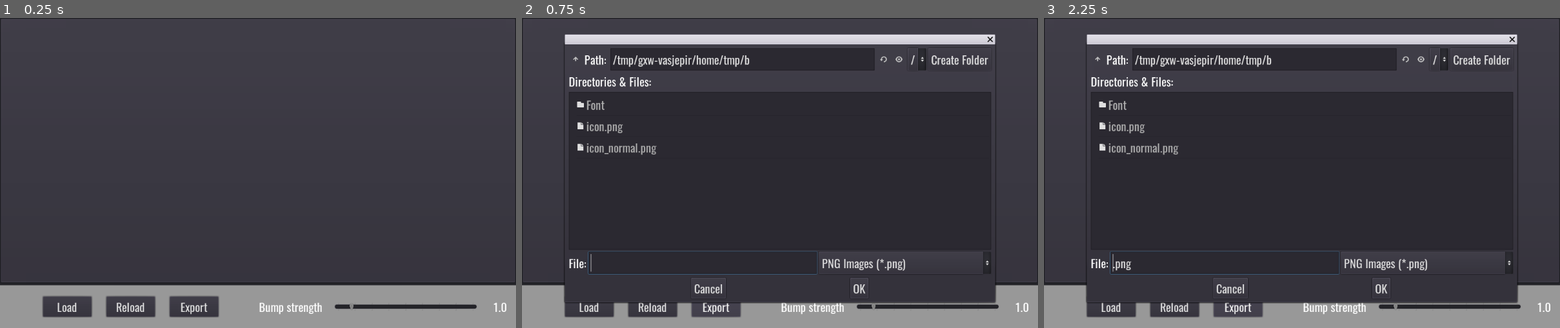
Above: before the commit, frames 1-3 (left to right).
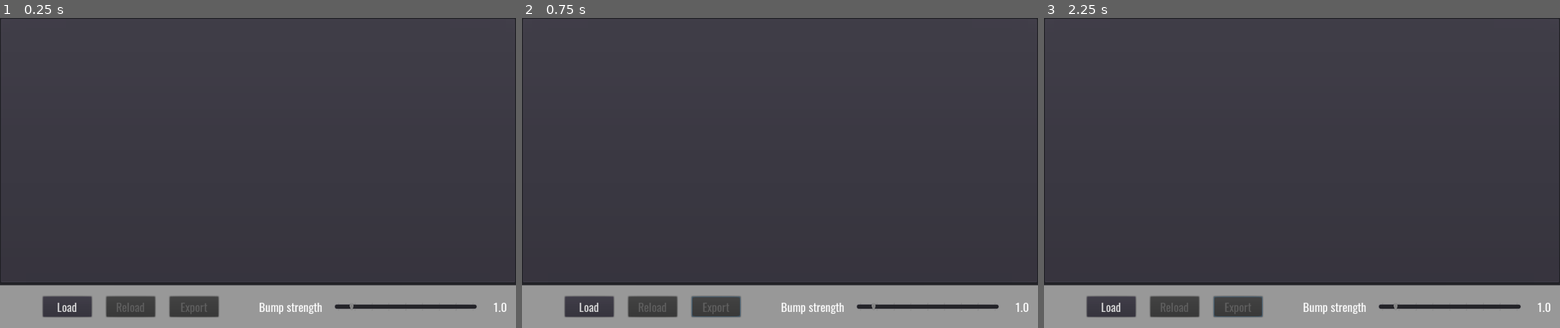
Above: after the commit, the same moments.

Repository: AndreaTerenz/HeightToNormal
Game: Godot game, scene res://Main.tscn
The game is run twice, just before and just after one commit, with the same random seed, the same clock (stepped at 60 frames per second) and the same inputs.
Inputs (mouse positions are in pixels of both pictures, inside the frame that each line leads up to):
- Up to frame 1 (0.25 s): no input
- Up to frame 2 (0.75 s): click (718, 306) at 0.5 s, where only the run before the commit has a clickable "Export"
- Up to frame 3 (2.25 s): click (1379, 287) at 1.25 s, where only the run before the commit has a clickable "OK"; click (1240, 306) at 2 s, where only the run before the commit has a clickable "Export"

The runs differ from the first frame. In frame 1, 0.2% of the frame differs, in the area x 22-41%, y 91-96%; in frame 2, 10%; in frame 3, 10%, in the area x 8-92%, y 5-97%.
Error before the commit: Attempt to call function 'get_data' in base 'null instance' on a null instance.

Commit message:
Reload & Export buttons disabled at start

Diff:
--- a/Main.tscn
+++ b/Main.tscn
@@ -7,9 +7,11 @@
 
 onready var in_picker := $InputImgDialog
 onready var out_picker := $OutputImgDialog
-onready var bump_slider := $VBoxContainer/Panel2/MarginContainer/HBoxContainer2/HBoxContainer2/BumpSlider
+onready var bump_slider := $VBoxContainer/Panel2/MarginContainer/HBoxContainer2/VBoxContainer/HBoxContainer2/BumpSlider
 onready var src_txt := $VBoxContainer/Panel/MarginContainer/HBoxContainer/SourceTxt
 onready var dest_txt := $VBoxContainer/Panel/MarginContainer/HBoxContainer/DestTxt
+onready var reload_btn := $VBoxContainer/Panel2/MarginContainer/HBoxContainer2/HBoxContainer/ReloadBtn
+onready var export_btn := $VBoxContainer/Panel2/MarginContainer/HBoxContainer2/HBoxContainer/ExportBtn
 
 var source_img_loaded := false
 var image_path := \"\"
@@ -32,6 +34,9 @@
 
 func _on_in_file_selected(path: String) -> void:
 	image_path = path
+	reload_btn.disabled = false
+	export_btn.disabled = false
+
 	src_txt.texture = load_img_texture()
 	generate()
 
@@ -58,7 +63,7 @@
 
 	output.save_png(path)
 
-func _on_BumpSlider_drag_ended(value_changed: bool) -> void:
+func _on_BumpSlider_drag_ended(_value_changed: bool) -> void:
 	generate()
 "
 
@@ -172,6 +177,7 @@
 margin_bottom = 65.0
 rect_min_size = Vector2( 100, 0 )
 size_flags_vertical = 4
+disabled = true
 text = "Reload"
 
 [node name="ExportBtn" type="Button" parent="VBoxContainer/Panel2/MarginContainer/HBoxContainer2/HBoxContainer"]
@@ -181,29 +187,37 @@
 margin_bottom = 65.0
 rect_min_size = Vector2( 100, 0 )
 size_flags_vertical = 4
+disabled = true
 text = "Export"
 
-[node name="HBoxContainer2" type="HBoxContainer" parent="VBoxContainer/Panel2/MarginContainer/HBoxContainer2"]
+[node name="VBoxContainer" type="VBoxContainer" parent="VBoxContainer/Panel2/MarginContainer/HBoxContainer2"]
 margin_left = 521.0
 margin_right = 1038.0
 margin_bottom = 88.0
 size_flags_horizontal = 3
+alignment = 1
+
+[node name="HBoxContainer2" type="HBoxContainer" parent="VBoxContainer/Panel2/MarginContainer/HBoxContainer2/VBoxContainer"]
+margin_top = 26.0
+margin_right = 517.0
+margin_bottom = 62.0
+size_flags_horizontal = 3
 custom_constants/separation = 25
 alignment = 1
 
-[node name="Label" type="Label" parent="VBoxContainer/Panel2/MarginContainer/HBoxContainer2/HBoxContainer2"]
+[node name="Label" type="Label" parent="VBoxContainer/Panel2/MarginContainer/HBoxContainer2/VBoxContainer/HBoxContainer2"]
 margin_right = 130.0
-margin_bottom = 88.0
+margin_bottom = 36.0
 size_flags_vertical = 3
 text = "Bump strength"
 align = 1
 valign = 1
 
-[node name="BumpSlider" type="HSlider" parent="VBoxContainer/Panel2/MarginContainer/HBoxContainer2/HBoxContainer2"]
+[node name="BumpSlider" type="HSlider" parent="VBoxContainer/Panel2/MarginContainer/HBoxContainer2/VBoxContainer/HBoxContainer2"]
 margin_left = 155.0
-margin_top = 36.0
+margin_top = 10.0
 margin_right = 447.0
-margin_bottom = 52.0
+margin_bottom = 26.0
 size_flags_horizontal = 3
 size_flags_vertical = 4
 max_value = 10.0
@@ -212,10 +226,10 @@
 tick_count = 9
 ticks_on_borders = true
 
-[node name="Label2" type="Label" parent="VBoxContainer/Panel2/MarginContainer/HBoxContainer2/HBoxContainer2"]
+[node name="Label2" type="Label" parent="VBoxContainer/Panel2/MarginContainer/HBoxContainer2/VBoxContainer/HBoxContainer2"]
 margin_left = 472.0
 margin_right = 517.0
-margin_bottom = 88.0
+margin_bottom = 36.0
 rect_min_size = Vector2( 45, 0 )
 size_flags_vertical = 3
 text = "1.0"
@@ -223,8 +237,38 @@
 valign = 1
 script = SubResource( 7 )
 
+[node name="HBoxContainer" type="HBoxContainer" parent="VBoxContainer/Panel2/MarginContainer/HBoxContainer2/VBoxContainer"]
+visible = false
+margin_top = 42.0
+margin_right = 517.0
+margin_bottom = 86.0
+alignment = 1
+
+[node name="Label" type="Label" parent="VBoxContainer/Panel2/MarginContainer/HBoxContainer2/VBoxContainer/HBoxContainer"]
+margin_left = 75.0
+margin_top = 4.0
+margin_right = 176.0
+margin_bottom = 40.0
+text = "Auto reload"
+
+[node name="CheckButton" type="CheckButton" parent="VBoxContainer/Panel2/MarginContainer/HBoxContainer2/VBoxContainer/HBoxContainer"]
+margin_left = 180.0
+margin_right = 256.0
+margin_bottom = 44.0
+
+[node name="Label2" type="Label" parent="VBoxContainer/Panel2/MarginContainer/HBoxContainer2/VBoxContainer/HBoxContainer"]
+margin_left = 260.0
+margin_top = 4.0
+margin_right = 361.0
+margin_bottom = 40.0
+text = "Auto export"
+
+[node name="CheckButton2" type="CheckButton" parent="VBoxContainer/Panel2/MarginContainer/HBoxContainer2/VBoxContainer/HBoxContainer"]
+margin_left = 365.0
+margin_right = 441.0
+margin_bottom = 44.0
+
 [node name="InputImgDialog" type="FileDialog" parent="."]
-visible = true
 anchor_right = 1.0
 anchor_bottom = 1.0
 margin_left = 88.0
@@ -238,7 +282,6 @@
 filters = PoolStringArray( "*.png ; PNG Images" )
 
 [node name="OutputImgDialog" type="FileDialog" parent="."]
-visible = true
 anchor_right = 1.0
 anchor_bottom = 1.0
 margin_left = 88.0
@@ -252,7 +295,7 @@
 [connection signal="pressed" from="VBoxContainer/Panel2/MarginContainer/HBoxContainer2/HBoxContainer/LoadBtn" to="." method="_on_LoadBtn_pressed"]
 [connection signal="pressed" from="VBoxContainer/Panel2/MarginContainer/HBoxContainer2/HBoxContainer/ReloadBtn" to="." method="_on_ReloadBtn_pressed"]
 [connection signal="pressed" from="VBoxContainer/Panel2/MarginContainer/HBoxContainer2/HBoxContainer/ExportBtn" to="." method="_on_ExportBtn_pressed"]
-[connection signal="drag_ended" from="VBoxContainer/Panel2/MarginContainer/HBoxContainer2/HBoxContainer2/BumpSlider" to="." method="_on_BumpSlider_drag_ended"]
-[connection signal="value_changed" from="VBoxContainer/Panel2/MarginContainer/HBoxContainer2/HBoxContainer2/BumpSlider" to="VBoxContainer/Panel2/MarginContainer/HBoxContainer2/HBoxContainer2/Label2" method="_on_bump_changed"]
+[connection signal="drag_ended" from="VBoxContainer/Panel2/MarginContainer/HBoxContainer2/VBoxContainer/HBoxContainer2/BumpSlider" to="." method="_on_BumpSlider_drag_ended"]
+[connection signal="value_changed" from="VBoxContainer/Panel2/MarginContainer/HBoxContainer2/VBoxContainer/HBoxContainer2/BumpSlider" to="VBoxContainer/Panel2/MarginContainer/HBoxContainer2/VBoxContainer/HBoxContainer2/Label2" method="_on_bump_changed"]
 [connection signal="file_selected" from="InputImgDialog" to="." method="_on_in_file_selected"]
 [connection signal="file_selected" from="OutputImgDialog" to="." method="_on_out_file_selected"]
Not shown, removed: export_presets.cfg
Binary file changed: icon.png
Not shown, changed: .gitignore
